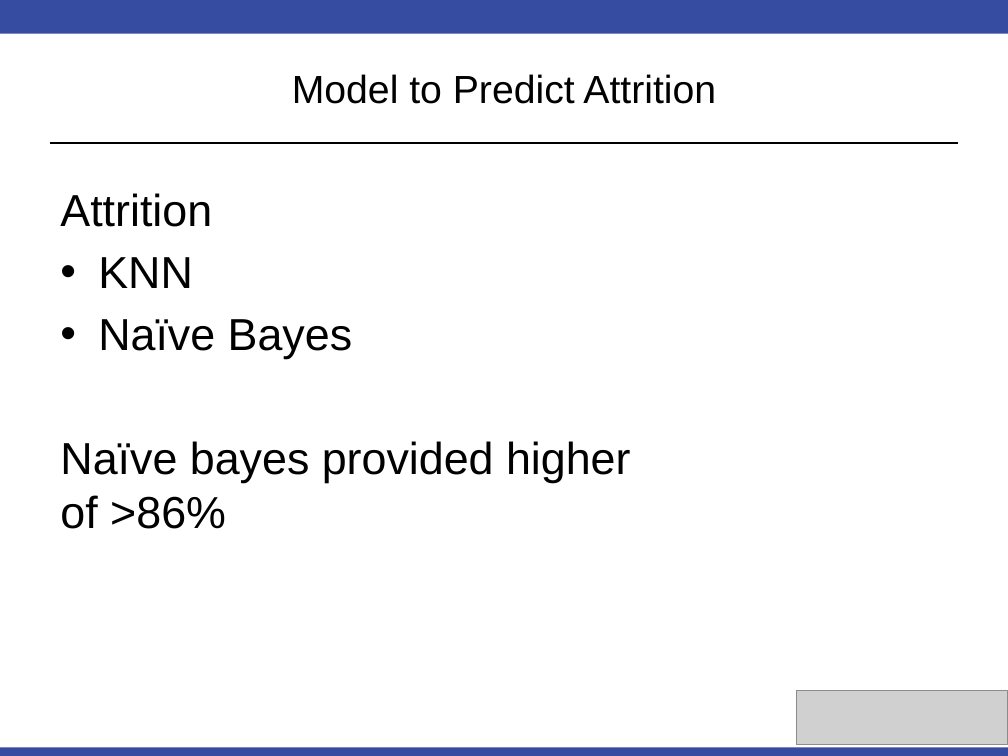
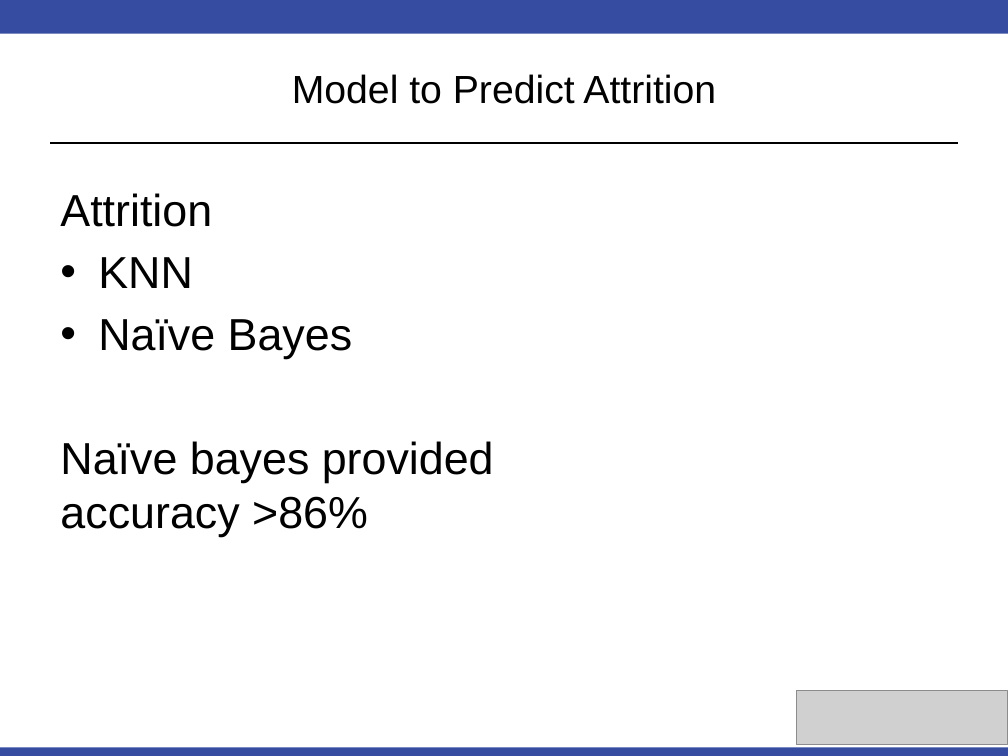
Before and after one commit to simerkreddy/CaseStudy2DDS, a slide deck: slide 5 of Simerpreet_Reddy_CaseStudy2.pptx. Drawn at 1008x756 pixels with LibreOffice and Linux fonts; fonts in the diff are those of the drawing; grey boxes stand for pictures. Boxes give left, top, right and bottom in pixels: in the first picture for what was removed or moved away, otherwise in the second. Text is boxed around its words. In the diff, an @@ line names an element or a change of style, - is before the commit and + after.

```diff
--- a/Simerpreet_Reddy_CaseStudy2.pptx
+++ b/Simerpreet_Reddy_CaseStudy2.pptx
@@ text at [60, 441, 494, 537]: text changed @@
-Naïve bayes provided higher of >86%
+Naïve bayes provided accuracy >86%
```
Also in this commit, not shown: 1 other slide changed.
